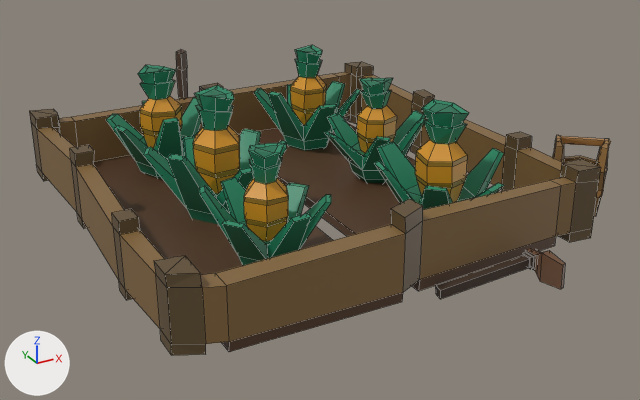
The Blender file SourceAssets/Houses/Buildings/Natives/NativeHouses.blend as it was, and as the next commit left it.
The view is the same before and after, from a 50 mm lens placed at (-1.8, -3.56, 1.76), pointed at (0.08, -0.14, 0.05). The axes (+X, +Y, +Z) are drawn at lower left. The lights are the same throughout. The picture after the commit comes second. Mesh edges are drawn as thin lines. The same objects are shown in both versions, whatever each file hides.

Script lines for the objects in view, before the commit:
```python
me_cube_002 = bpy.data.meshes.new('Cube.002')
me_cube_002.from_pydata(...)  # 1060 vertices, 1052 faces; spans x -1.0..1.3, y -1.27..1.16, z -0.04..0.62
me_cube_002.materials.append(mat_material)  # picture img_colorpalette_png
ob_ananasfarm_alt2 = bpy.data.objects.new('AnanasFarm_Alt2', me_cube_002)
ob_ananasfarm_alt2.location = (0.0, 0.0, 0.0)
```
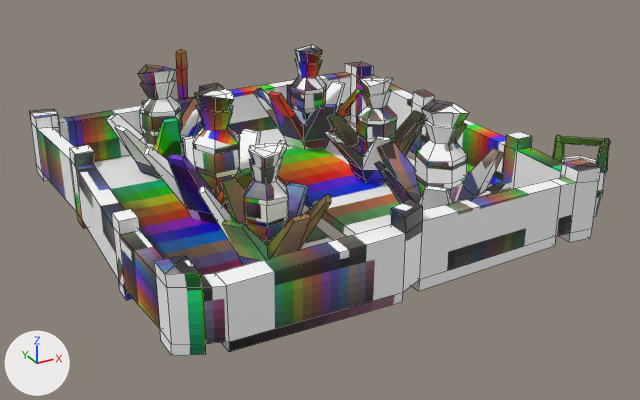
What the commit changed:
Picture 'ColorPalette.png.002' (img_colorpalette_png_002) is new.
Material 'palmleaves' (mat_palmleaves) is new.
Its texture is img_colorpalette_png_002.
me_cube_002 is used by ob_ananasfarm_alt2; location (0.0, 0.0, 0.0).
me_cube_002 had 1060 vertices, 1052 faces and spanned x -1.0..1.3, y -1.27..1.16, z -0.04..0.62.
me_cube_002 now has 1358 vertices, 1000 faces and spans x -1.0..1.3, y -1.07..1.16, z -0.04..0.62.
me_cube_002 part 1: the loose piece of 48 vertices spanning x 0.1..0.62, y -1.27..-1.05, z -0.03..0.1 is deleted.
me_cube_002 part 2: 2 vertices removed from x 1.13..1.2, y -0.75..-0.69, z 0.0; 348 vertices added at x -1.0..1.3, y -1.07..1.03, z 0.03..0.45.
me_cube_002 part 3: 766 kept faces spanning x -1.0..1.3, y -1.07..1.16, z -0.04..0.62 are now shaded smooth.
me_cube_002 part 4: 262 faces spanning x -1.0..1.3, y -1.06..1.16, z -0.03..0.56 switch from mat_material (picture img_colorpalette_png) to mat_material_002 (picture img_colorpalette_png_001).
me_cube_002 part 5: 456 faces spanning x -0.69..0.75, y -0.92..0.92, z -0.04..0.62 switch from mat_material (picture img_colorpalette_png) to mat_palmleaves (picture img_colorpalette_png_002).

Boxes [x1, y1, x2, y2] around the edits, measured in the pictures (640 x 400 px):
part 1 of me_cube_002, deleted (brown)
    before: [435, 248, 565, 299]
part 2 of me_cube_002, cut back
    after: [37, 72, 608, 352]
part 3 of me_cube_002, shading changed
    both: [29, 45, 611, 355]
part 4 of me_cube_002, recoloured
    both: [29, 49, 611, 355]
part 5 of me_cube_002, recoloured
    both: [106, 45, 504, 266]
